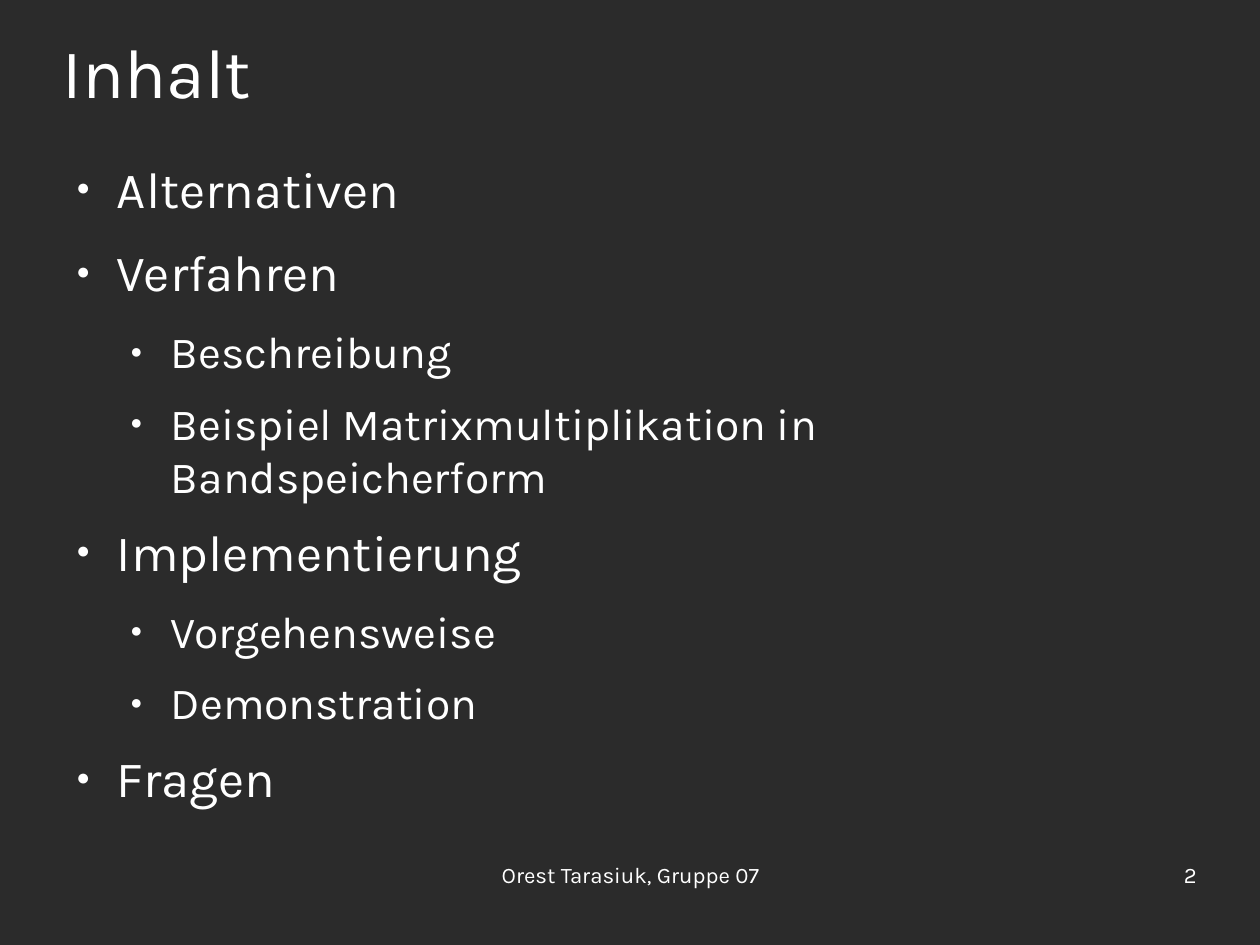
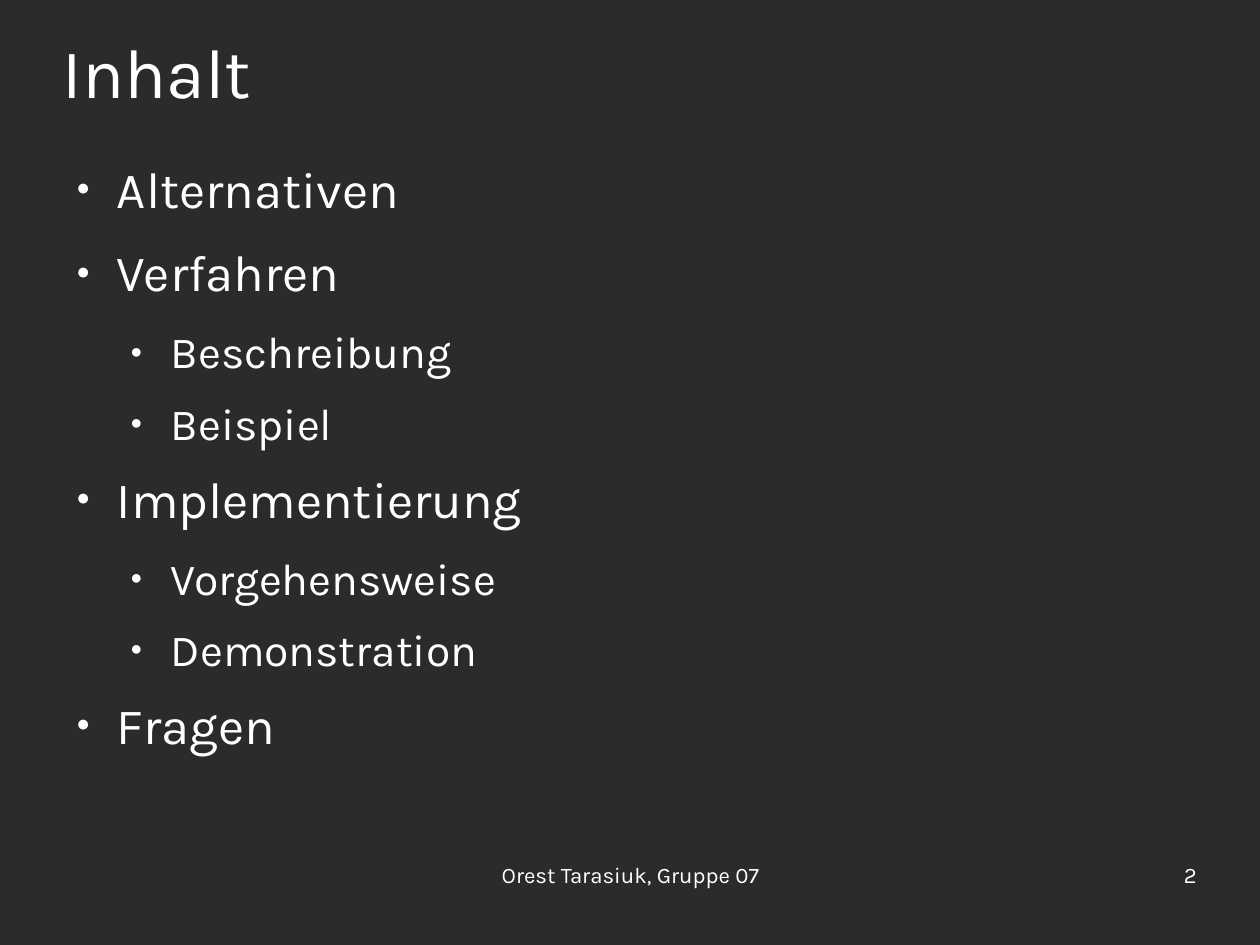
Before and after one commit to OrestTa/etip, a slide deck: slide 2 of Projekt2/Vortrag/vortrag2.odp. Drawn at 1260x945 pixels with LibreOffice and Linux fonts; fonts in the diff are those of the drawing; background and template pictures are left out; a plain dark background stands for a picture behind light text. Boxes give left, top, right and bottom in pixels: in the first picture for what was removed or moved away, otherwise in the second. Text is boxed around its words. In the diff, an @@ line names an element or a change of style, - is before the commit and + after.

```diff
--- a/Projekt2/Vortrag/vortrag2.odp
+++ b/Projekt2/Vortrag/vortrag2.odp
@@ text at [171, 409, 332, 451]: text changed @@
-  ● Beispiel Matrixmultiplikation in Bandspeicherform
+  ● Beispiel
```
Also in this commit, not shown: 5 other slides changed, 2 slides added.
